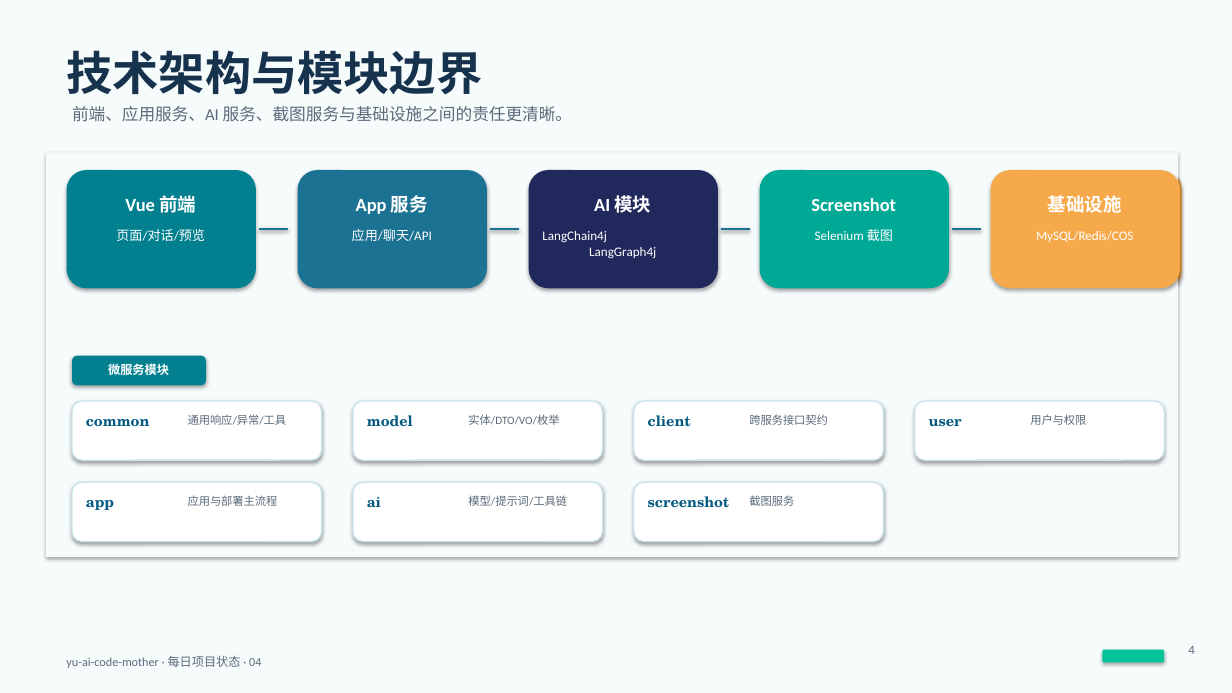
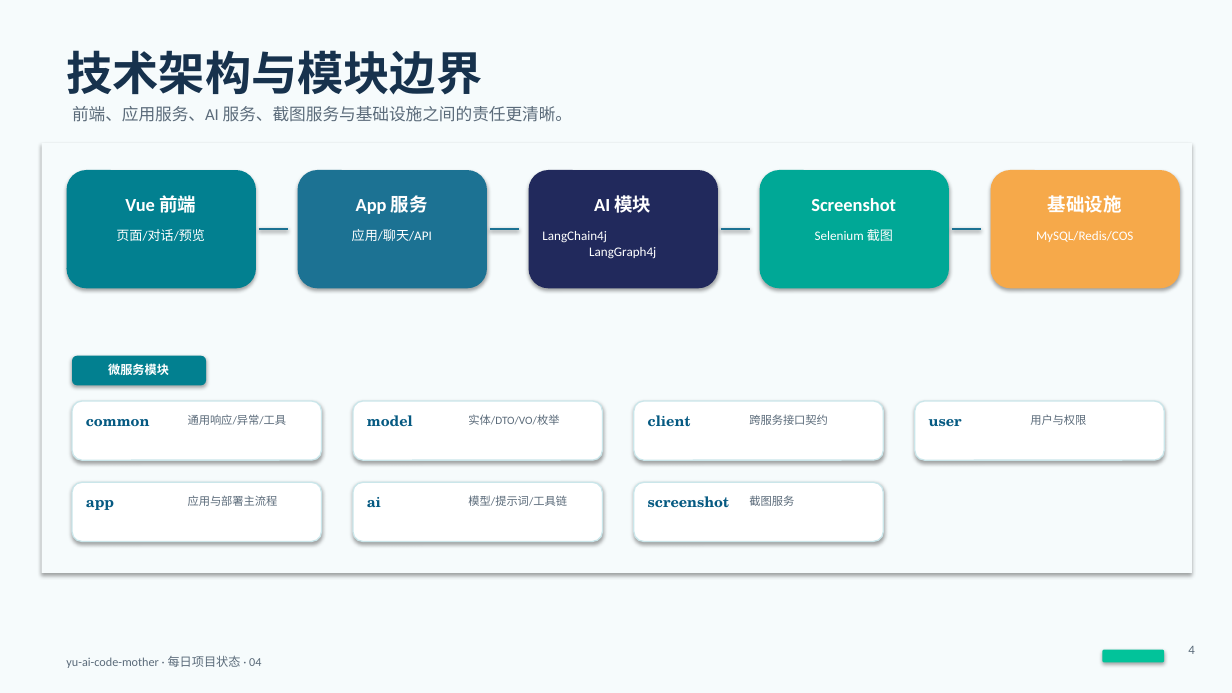
Before and after one commit to liyupi/yu-ai-code-mother, a slide deck: slide 4 of docs/reports/project-status-2026-06-03.pptx. Drawn at 1232x693 pixels with LibreOffice and Linux fonts; fonts in the diff are those of the drawing. Boxes give left, top, right and bottom in pixels: in the first picture for what was removed or moved away, otherwise in the second. Text is boxed around its words. In the diff, an @@ line names an element or a change of style, - is before the commit and + after.

```diff
--- a/docs/reports/project-status-2026-06-03.pptx
+++ b/docs/reports/project-status-2026-06-03.pptx
@@ rectangle: place and size @@
-rectangle at [46, 152, 1178, 557]
+rectangle at [42, 143, 1192, 573]
@@ rounded rectangle removed at [993, 168, 1182, 292] @@
```
Also in this commit, not shown: 3 other slides changed.
